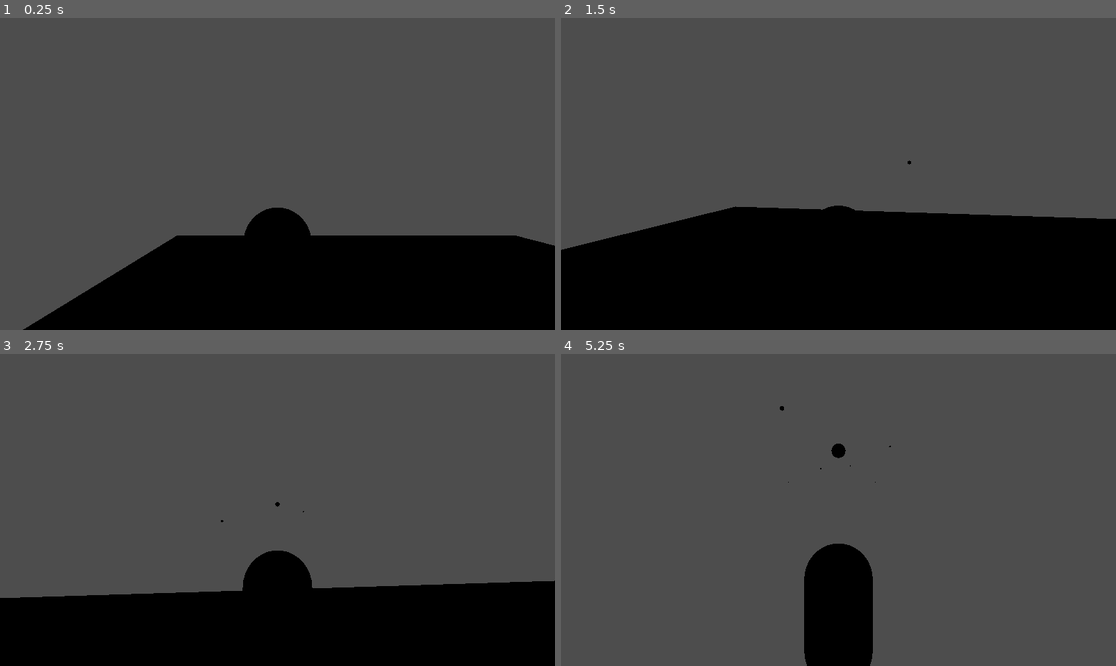
Above: before the commit, frames 1-4 (two rows, left to right).
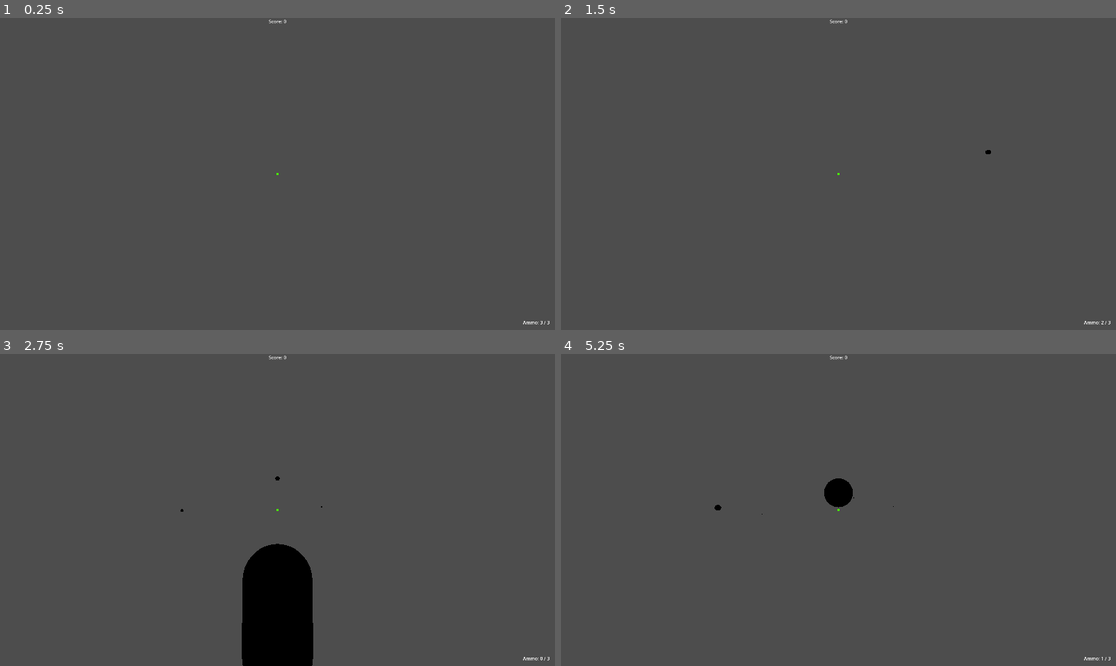
Above: after the commit, the same moments.

Repository: Haibhailie/Switcheroo
Game: Godot game, scene res://main.tscn
The game is run twice, just before and just after one commit, with the same random seed, the same clock (stepped at 60 frames per second) and the same inputs.
Inputs (mouse positions are in pixels of both pictures, inside the frame that each line leads up to):
- Up to frame 1 (0.25 s): no input
- Up to frame 2 (1.5 s): tap Enter (ui_accept) at 0.5, 0.77 s; move the mouse to (866, 174) at 0.52 s; hold Up (ui_up) from 0.53 s (still down); click (866, 174) at 0.6 s; tap V (toggle_view, bound only after the commit) at 0.8, 1.35 s; move the mouse to (810, 174) at 1.27 s
- Up to frame 3 (2.75 s): keep holding Up (ui_up); tap Enter (ui_accept) at 1.52 s; click (249, 510) at 1.55 s; move the mouse to (288, 503) at 2.02 s; click (288, 503) at 2.1 s; tap V (toggle_view, bound only after the commit) at 2.3 s
- Up to frame 4 (5.25 s): keep holding Up (ui_up); move the mouse to (832, 516) at 2.77 s; tap V (toggle_view, bound only after the commit) at 2.85, 3.8, 4.35 s; tap Enter (ui_accept) at 3.02, 3.77, 4.52 s; click (832, 516) at 3.05 s; move the mouse to (877, 513) at 3.52 s; click (877, 513) at 3.6 s; tap R (reload, bound only after the commit) at 4.15 s; move the mouse to (794, 506) at 4.27 s; click (794, 506) at 4.55 s; move the mouse to (844, 510) at 5.02 s; click (844, 510) at 5.1 s

The runs differ from the first frame. In frame 1, 26% of the frame differs, in the area x 4-100%, y 0-100%; in frame 2, 36%, in the area x 0-100%, y 0-100%; in frame 3, 22%; in frame 4, 5.1%.

Commit message:
Added basic jump, score and reload

Diff:
--- /dev/null
+++ b/project/switcheroo/launch_pad.gd
@@ -0,0 +1,19 @@
+extends Area3D
+
+# How high the pad launches the player
+@export var launch_force: float = 15.0
+
+func _ready():
+	# Connect the engine's body_entered signal to our launch function
+	body_entered.connect(_on_body_entered)
+
+func _on_body_entered(body):
+	# Check if the thing that stepped on us has a velocity property (like our mages)
+	if "velocity" in body:
+		# 1. Force their vertical upward speed to our launch force
+		body.velocity.y = launch_force
+
+		# 2. (Optional visual flair) Scale the pad down and up slightly to make it "boing"
+		var tween = create_tween()
+		tween.tween_property(self, "scale:y", 0.5, 0.05)
+		tween.tween_property(self, "scale:y", 1.0, 0.1)
--- /dev/null
+++ b/project/switcheroo/launch_pad.tscn
@@ -0,0 +1,22 @@
+[gd_scene format=3 uid="uid://cyodblnqqcuug"]
+
+[ext_resource type="Script" uid="uid://bmgi6d2dr6bl4" path="res://launch_pad.gd" id="1_1wjpr"]
+
+[sub_resource type="BoxShape3D" id="BoxShape3D_40arq"]
+size = Vector3(2, 0.2, 2)
+
+[sub_resource type="StandardMaterial3D" id="StandardMaterial3D_40arq"]
+albedo_color = Color(0.41318193, 0.7966466, 0, 1)
+
+[sub_resource type="BoxMesh" id="BoxMesh_1wjpr"]
+size = Vector3(2, 0.2, 2)
+
+[node name="LaunchPad" type="Area3D" unique_id=988074978]
+script = ExtResource("1_1wjpr")
+
+[node name="CollisionShape3D" type="CollisionShape3D" parent="." unique_id=495621430]
+shape = SubResource("BoxShape3D_40arq")
+
+[node name="MeshInstance3D" type="MeshInstance3D" parent="." unique_id=1633772195]
+material_override = SubResource("StandardMaterial3D_40arq")
+mesh = SubResource("BoxMesh_1wjpr")
--- a/project/switcheroo/main.tscn
+++ b/project/switcheroo/main.tscn
@@ -1,25 +1,32 @@
 [gd_scene format=3 uid="uid://b8gvka8fkesla"]
 
 [ext_resource type="PackedScene" uid="uid://b8txd41214kk0" path="res://player.tscn" id="1_ig7tw"]
+[ext_resource type="PackedScene" uid="uid://cyodblnqqcuug" path="res://launch_pad.tscn" id="2_0xm2m"]
 
 [sub_resource type="StandardMaterial3D" id="StandardMaterial3D_ig7tw"]
-albedo_color = Color(0, 0.6350954, 0.82599455, 1)
+albedo_color = Color(1, 0.1764706, 0, 1)
 
 [node name="Main" type="Node3D" unique_id=2039875954]
 
 [node name="CSGBox3D" type="CSGBox3D" parent="." unique_id=509782951]
 transform = Transform3D(1, 0, 0, 0, 1, 0, 0, 0, 1, 0.03059256, -0.51215035, 0.07757115)
 use_collision = true
-size = Vector3(30, 1, 30)
+size = Vector3(10, 1, 10)
 
 [node name="Player" parent="." unique_id=1739033751 instance=ExtResource("1_ig7tw")]
-transform = Transform3D(1, 0, 0, 0, 1, 0, 0, 0, 1, -6.0608797, 4.2654133, 0)
+transform = Transform3D(1, 0, 0, 0, 1, 0, 0, 0, 1, -1.7207627, 4.2654133, 0)
 
 [node name="DummyTarget" parent="." unique_id=1505120804 instance=ExtResource("1_ig7tw")]
-transform = Transform3D(1, 0, 0, 0, 1, 0, 0, 0, 1, 7.8398175, 4.2654133, 0)
+transform = Transform3D(1, 0, 0, 0, 1, 0, 0, 0, 1, 2.6877313, 4.2654133, 0)
 is_controlled = false
 
 [node name="MeshInstance3D" parent="DummyTarget" index="1" unique_id=825450219]
 material_override = SubResource("StandardMaterial3D_ig7tw")
 
+[node name="LaunchPad" parent="." unique_id=988074978 instance=ExtResource("2_0xm2m")]
+transform = Transform3D(1, 0, 0, 0, 1, 0, 0, 0, 1, -3.7401066, 0, -3.4573846)
+
+[node name="LaunchPad2" parent="." unique_id=89932914 instance=ExtResource("2_0xm2m")]
+transform = Transform3D(1, 0, 0, 0, 1, 0, 0, 0, 1, 3.6711085, 0, 3.7884479)
+
 [editable path="DummyTarget"]
--- a/project/switcheroo/player.gd
+++ b/project/switcheroo/player.gd
@@ -3,24 +3,47 @@
 const SPEED = 5.0
 const JUMP_VELOCITY = 4.5
 const MOUSE_SENSITIVITY = 0.003
+const VOID_HEIGHT = -10.0
 
 const PROJECTILE_SCENE = preload("res://projectile.tscn")
 
-# --- THE FIX: This creates a checkbox in the Inspector ---
 @export var is_controlled: bool = true
 
+# --- PERSPECTIVE VARIABLES ---
+var is_fpp: bool = true
+@onready var mesh_instance = $MeshInstance3D
 @onready var camera_pivot = $CameraPivot
 @onready var camera = $CameraPivot/Camera3D
 
+# --- NEW: GAME ECONOMY VARIABLES ---
+@export var max_ammo: int = 3
+var current_ammo: int = max_ammo
+var is_reloading: bool = false
+var reload_time: float = 1.2
+var reload_timer: float = 0.0
+
+var score: int = 0
+
+# --- NEW: UI REFERENCES ---
+@onready var player_ui = $PlayerUI
+@onready var score_label = $PlayerUI/ScoreLabel
+@onready var ammo_label = $PlayerUI/AmmoLabel
+
 var gravity = ProjectSettings.get_setting("physics/3d/default_gravity")
+var spawn_position: Vector3
 
 func _ready():
-	# Only lock the mouse if this specific character is being controlled
+	spawn_position = global_position
+
 	if is_controlled:
 		Input.set_mouse_mode(Input.MOUSE_MODE_CAPTURED)
+		update_ui()
+	else:
+		# THE FIX: If this is the dummy clone, completely delete its UI
+		# layer so it doesn't render text over the real player's monitor.
+		player_ui.queue_free()
 
 func _unhandled_input(event):
-	# Ignore mouse looking if not controlled
 	if not is_controlled:
 		return
 
@@ -30,17 +53,45 @@
 		camera_pivot.rotation.x = clamp(camera_pivot.rotation.x, deg_to_rad(-60), deg_to_rad(60))
 
 func _physics_process(delta):
-	# Both characters still need gravity and physics processing!
 	if not is_on_floor():
 		velocity.y -= gravity * delta
 
-	# Only process keyboard inputs if is_controlled is true
+	check_void_fall()
+
+	# Handle the passive reload countdown timer
+	if is_reloading:
+		reload_timer -= delta
+		ammo_label.text = "Reloading... " + str(snapped(reload_timer, 0.1)) + "s"
+		if reload_timer <= 0.0:
+			current_ammo = max_ammo
+			is_reloading = false
+			update_ui()
+
 	if is_controlled:
 		if Input.is_action_just_pressed("ui_accept") and is_on_floor():
 			velocity.y = JUMP_VELOCITY
 
+		# Shooting verification logic
 		if Input.is_action_just_pressed("fire"):
-			fire_projectile()
+			if current_ammo > 0 and not is_reloading:
+				fire_projectile()
+				current_ammo -= 1
+				update_ui()
+			elif current_ammo == 0 and not is_reloading:
+				start_reload()
+
+		# Manual Reload execution
+		if Input.is_action_just_pressed("reload") and current_ammo < max_ammo and not is_reloading:
+			start_reload()
+
+		if Input.is_action_just_pressed("toggle_view"):
+			is_fpp = !is_fpp
+			if is_fpp:
+				camera.position = Vector3.ZERO
+				mesh_instance.visible = false
+			else:
+				camera.position = Vector3(0, 0, 3.0)
+				mesh_instance.visible = true
 
 		var input_dir = Input.get_vector("ui_left", "ui_right", "ui_up", "ui_down")
 		var direction = (transform.basis * Vector3(input_dir.x, 0, input_dir.y)).normalized()
@@ -52,26 +103,62 @@
 			velocity.x = move_toward(velocity.x, 0, SPEED)
 			velocity.z = move_toward(velocity.z, 0, SPEED)
 	else:
-		# If it's the dummy, naturally slow down its horizontal movement over time
 		velocity.x = move_toward(velocity.x, 0, SPEED * delta)
 		velocity.z = move_toward(velocity.z, 0, SPEED * delta)
 
 	move_and_slide()
 
+func start_reload():
+	is_reloading = true
+	reload_timer = reload_time
+
+func update_ui():
+	if score_label and ammo_label:
+		score_label.text = "Score: " + str(score)
+		ammo_label.text = "Ammo: " + str(current_ammo) + " / " + str(max_ammo)
+
+func add_score(amount: int):
+	score += amount
+	update_ui()
+
+func check_void_fall():
+	if global_position.y < VOID_HEIGHT:
+		global_position = spawn_position
+		velocity = Vector3.ZERO
+
+		# If the dummy drops into the abyss, find the real player and give them a point!
+		if not is_controlled:
+			var player_node = get_tree().current_scene.get_node_or_null("Player")
+			if player_node and player_node.has_method("add_score"):
+				player_node.add_score(1)
+
 func fire_projectile():
-	# 1. Instantiate the projectile node structure
 	var proj = PROJECTILE_SCENE.instantiate()
+	get_tree().current_scene.add_child(proj)
+	proj.launcher = self
 
-	# 2. THE CRITICAL FIX: Add it to the tree FIRST so it can accept global space math
-	get_tree().current_scene.add_child(proj)
+	if is_fpp:
+		proj.global_position = camera.global_position
+		var forward_dir = -camera.global_transform.basis.z.normalized()
+		proj.velocity = forward_dir * proj.SPEED
+	else:
+		proj.global_position = global_position + Vector3(0, 1.0, 0)
 
-	# 3. Spawn it at the PLAYER'S position, lifted up 1 meter (chest height)
-	# This prevents it from spawning behind you at the camera
-	proj.global_position = global_position + Vector3(0, 1.0, 0)
+		var space_state = get_world_3d().direct_space_state
+		var mouse_position = get_viewport().get_mouse_position()
+		var ray_origin = camera.project_ray_origin(mouse_position)
+		var ray_end = ray_origin + camera.project_ray_normal(mouse_position) * 100.0
 
-	# 4. Calculate forward direction based on where the camera is looking
-	var forward_dir = -camera.global_transform.basis.z.normalized()
-	proj.velocity = forward_dir * proj.SPEED
+		var query = PhysicsRayQueryParameters3D.create(ray_origin, ray_end)
+		query.exclude = [self.get_rid()]
 
-	# 5. Assign the launcher reference
-	proj.launcher = self
+		var result = space_state.intersect_ray(query)
+
+		var target_point: Vector3
+		if result:
+			target_point = result.position
+		else:
+			target_point = ray_end
+
+		var direction = (target_point - proj.global_position).normalized()
+		proj.velocity = direction * proj.SPEED
--- a/project/switcheroo/player.tscn
+++ b/project/switcheroo/player.tscn
@@ -5,7 +5,7 @@
 [sub_resource type="CapsuleShape3D" id="CapsuleShape3D_onrkg"]
 
 [sub_resource type="StandardMaterial3D" id="StandardMaterial3D_4flbx"]
-albedo_color = Color(0.91385967, 0.4077528, 0, 1)
+albedo_color = Color(1.732707e-06, 0.61005783, 0.937581, 1)
 
 [sub_resource type="CapsuleMesh" id="CapsuleMesh_i3pqv"]
 
@@ -20,6 +20,46 @@
 mesh = SubResource("CapsuleMesh_i3pqv")
 
 [node name="CameraPivot" type="Node3D" parent="." unique_id=634682252]
-transform = Transform3D(1, 0, 0, 0, 1, 0, 0, 0, 1, 0, 1.5, 3)
+transform = Transform3D(1, 0, 0, 0, 1, 0, 0, 0, 1, 0, 1.5, 0)
 
 [node name="Camera3D" type="Camera3D" parent="CameraPivot" unique_id=1495688593]
+
+[node name="PlayerUI" type="CanvasLayer" parent="." unique_id=1647299191]
+
+[node name="CenterContainer" type="CenterContainer" parent="PlayerUI" unique_id=1306343495]
+anchors_preset = 15
+anchor_right = 1.0
+anchor_bottom = 1.0
+grow_horizontal = 2
+grow_vertical = 2
+mouse_filter = 2
+
+[node name="ColorRect" type="ColorRect" parent="PlayerUI/CenterContainer" unique_id=1986455492]
+custom_minimum_size = Vector2(6, 6)
+layout_mode = 2
+mouse_filter = 2
+color = Color(0.2908947, 0.9994193, 0, 1)
+
+[node name="ScoreLabel" type="Label" parent="PlayerUI" unique_id=1971912293]
+anchors_preset = 5
+anchor_left = 0.5
+anchor_right = 0.5
+offset_left = -20.0
+offset_right = 20.0
+offset_bottom = 23.0
+grow_horizontal = 2
+text = "Score: 0"
+
+[node name="AmmoLabel" type="Label" parent="PlayerUI" unique_id=173556666]
+anchors_preset = 3
+anchor_left = 1.0
+anchor_top = 1.0
+anchor_right = 1.0
+anchor_bottom = 1.0
+offset_left = -102.224976
+offset_top = -38.375
+offset_right = -18.224976
+offset_bottom = -15.375
+grow_horizontal = 0
+grow_vertical = 0
+text = "Ammo: 3/3"
--- a/project/switcheroo/project.godot
+++ b/project/switcheroo/project.godot
@@ -14,6 +14,11 @@
 run/main_scene="uid://b8gvka8fkesla"
 config/features=PackedStringArray("4.6", "Forward Plus")
 config/icon="res://icon.svg"
+
+[display]
+
+window/size/viewport_width=1920
+window/size/viewport_height=1080
 
 [input]
 
@@ -54,6 +59,16 @@
 "events": [Object(InputEventMouseButton,"resource_local_to_scene":false,"resource_name":"","device":-1,"window_id":0,"a …(253 unchanged characters)…
 ]
 }
+toggle_view={
+"deadzone": 0.2,
+"events": [Object(InputEventKey,"resource_local_to_scene":false,"resource_name":"","device":-1,"window_id":0,"alt_pressed":false,"shift_pressed":false,"ctrl_pressed":false,"meta_pressed":false,"pressed":false,"keycode":0,"physical_keycode":86,"key_label":0,"unicode":118,"location":0,"echo":false,"script":null)
+]
+}
+reload={
+"deadzone": 0.2,
+"events": [Object(InputEventKey,"resource_local_to_scene":false,"resource_name":"","device":-1,"window_id":0,"alt_pressed":false,"shift_pressed":false,"ctrl_pressed":false,"meta_pressed":false,"pressed":false,"keycode":0,"physical_keycode":82,"key_label":0,"unicode":114,"location":0,"echo":false,"script":null)
+]
+}
 
 [physics]
 
Not shown, added: project/switcheroo/launch_pad.gd.uid
